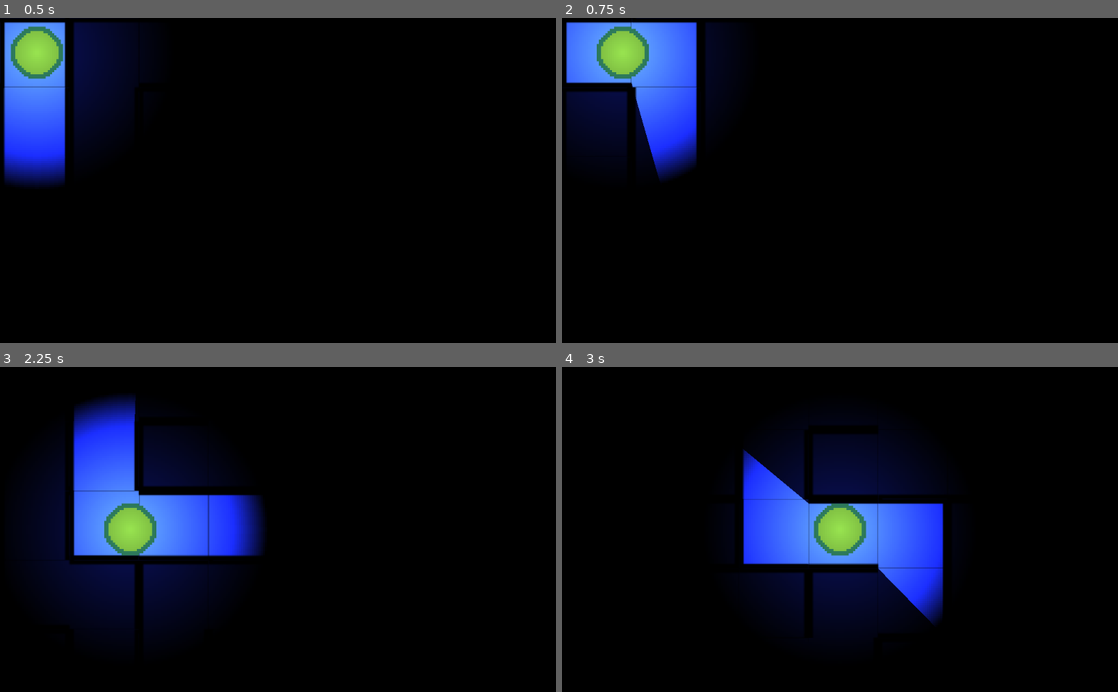
Above: before the commit, frames 1-4 (two rows, left to right).
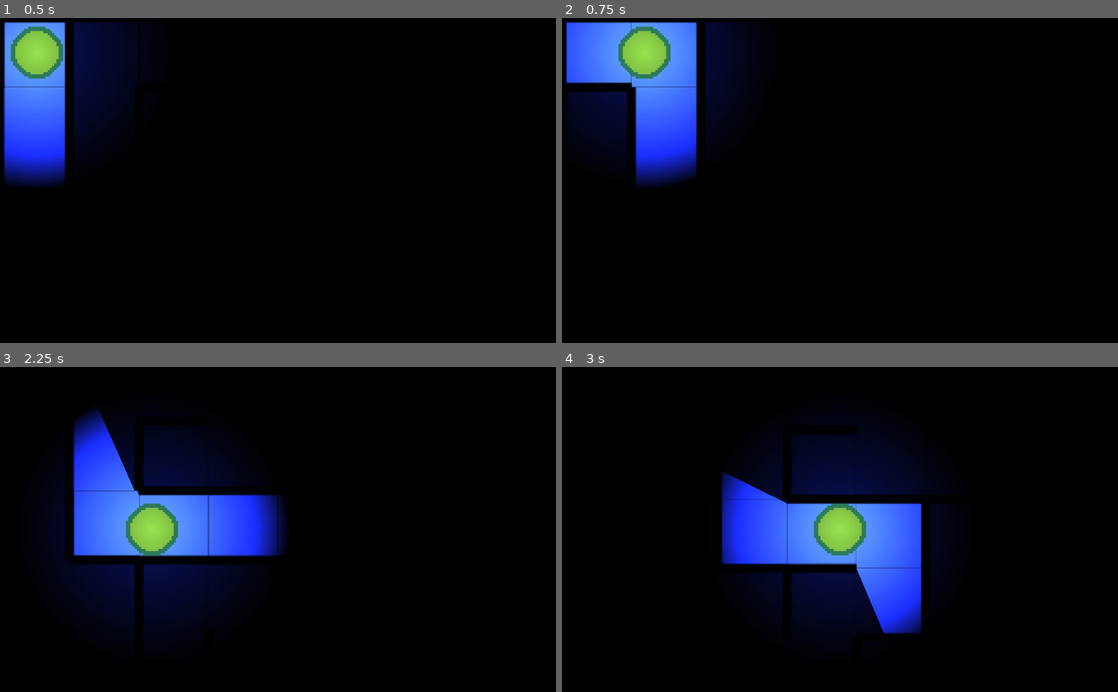
Above: after the commit, the same moments.

Repository: elektito/maze-crasher-gdscript
Game: Godot game, scene res://Game.tscn
Same seed, same stepped clock (60 frames per second), same inputs: the game is played once before the commit and once after it.
Inputs (mouse positions are in pixels of both pictures, inside the frame that each line leads up to):
- Up to frame 1 (0.5 s): no input
- Up to frame 2 (0.75 s): tap Enter at 0.5 s; move the mouse to (962, 164) at 0.52 s; hold Right (right) from 0.53 s (still down); tap R (rebuild) at 0.6 s; click (962, 164) at 0.67 s
- Up to frame 3 (2.25 s): tap Space at 1.25 s; move the mouse to (166, 545) at 1.27 s; release Right (right) at 1.28 s; hold Down (down) 1.28-2.03 s; tap R (rebuild) at 1.35, 2.1 s; tap Enter at 2 s; move the mouse to (333, 458) at 2.02 s; hold Right (right) from 2.03 s (still down)
- Up to frame 4 (3 s): move the mouse to (812, 594) at 2.77 s; release Right (right) at 2.78 s; hold Up (up) from 2.78 s (still down); tap R (rebuild) at 2.85 s; click (812, 594) at 2.92 s

Frame 1 is identical in both runs. In frame 2, 5.0% of the frame differs, in the area x 0-25%, y 1-52%; in frame 3, 7.9%, in the area x 13-52%, y 8-59%; in frame 4, 5.8%.

Commit message:
Clear tilemap before regenerating it

Diff:
--- a/Maze.gd
+++ b/Maze.gd
@@ -148,6 +148,7 @@
 
 
 func generate_map_from_maze():
+	$maze_map.clear()
 	for row in range(rows):
 		for col in range(cols):
 			var cell = cell_at(row, col)
